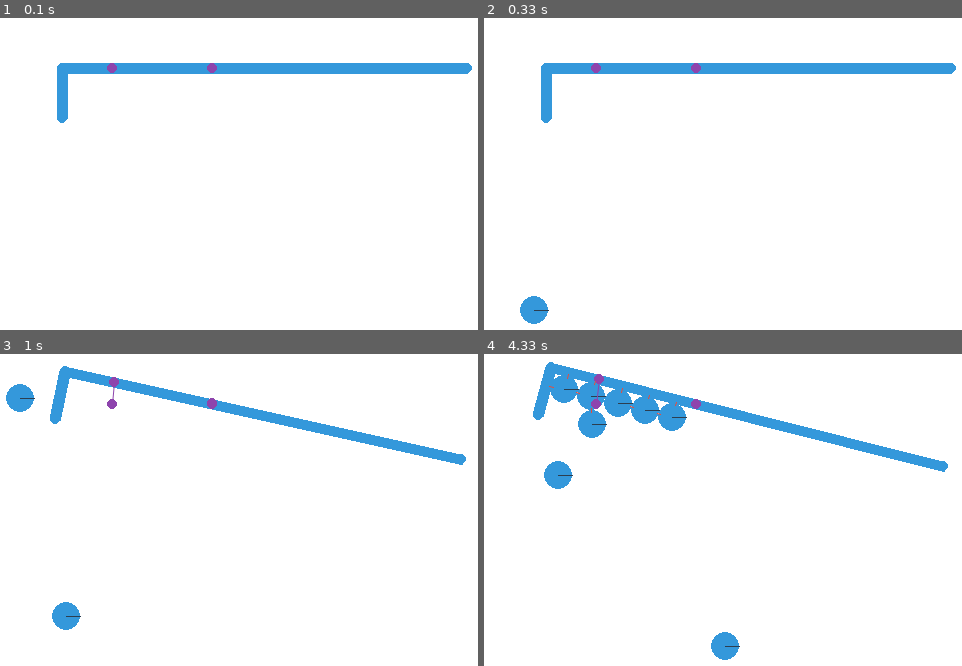
Above: before the commit, frames 1-4 (two rows, left to right).
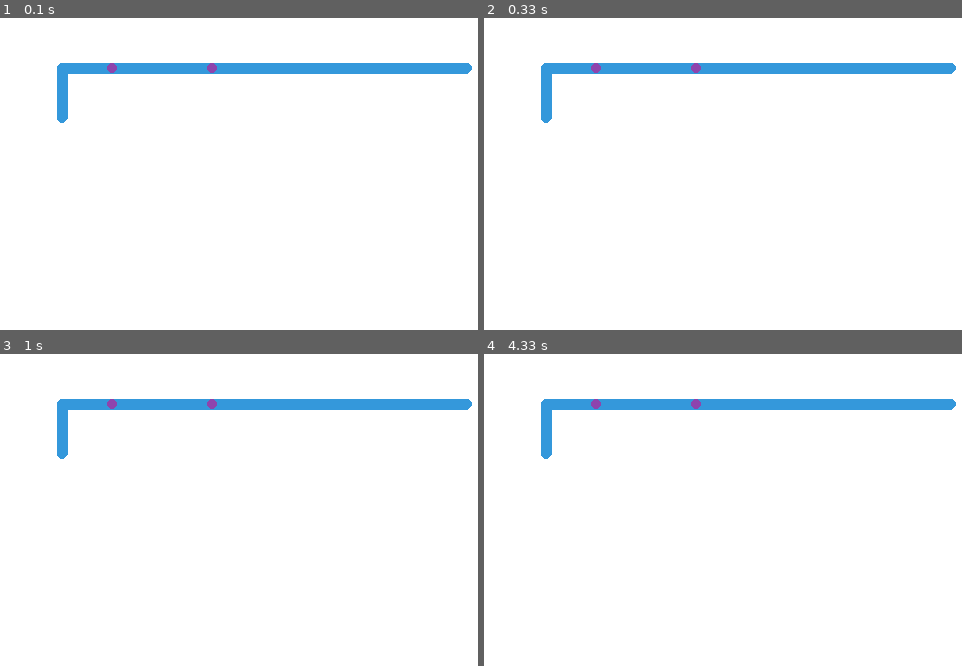
Above: after the commit, the same moments.

Repository: sgessow/tronovan
Game: pygame game, started from Python/Example/test.py
The game is run twice, just before and just after one commit, with the same random seed, the same clock (stepped at 60 frames per second) and the same inputs.
Inputs:
- Up to frame 1 (0.1 s): no input
- Up to frame 2 (0.33 s): no input
- Up to frame 3 (1 s): no input
- Up to frame 4 (4.33 s): no input

Frame 1 is identical in both runs. In frame 2, 0.4% of the frame differs, in the area x 7-14%, y 89-99%; in frame 3, 6.5%; in frame 4, 7.7%, in the area x 10-99%, y 2-99%.

Commit message:
starting using pybox2d

Diff:
--- a/Python/Example/test.py
+++ b/Python/Example/test.py
@@ -28,7 +28,7 @@
             elif event.type==KEYDOWN and event.key==K_ESCAPE:
                 sys.exit(0)
 
-        ticks_to_next_ball -= 1
+        ticks_to_next_ball -= 0
         if ticks_to_next_ball <= 0:
             ticks_to_next_ball = 25
             ball_shape = add_ball(space)
--- a/Python/objects.py
+++ b/Python/objects.py
@@ -16,25 +16,29 @@
         self.motor=self.add_motor()
 
     def add_torso(self):
-        mass=50
-        width=10
+        fixed_pin=pymunk.Body(body_type = pymunk.Body.STATIC)
+        mass=1
+        width=1
         a=(STARTING_X,STARTING_Y+TORSO_HEIGHT/2)
         b=(STARTING_X,STARTING_Y-TORSO_HEIGHT/2)
-        moment = pymunk.moment_for_segment(mass,a,b,width)
-        #body=pymunk.Body(mass, moment)
-        body= pymunk.Body(body_type = pymunk.Body.STATIC)
-        body.velocity=(0,0)
+        moment = pymunk.moment_for_segment(mass,(0,0),(0,TORSO_HEIGHT),width)
+        body=pymunk.Body(mass, moment)
+        #body= pymunk.Body(body_type = pymunk.Body.STATIC)
+        body.position=(0,0)
+        pin_joint = pymunk.PinJoint(fixed_pin,body, (0,0), (0,0))
         torso=pymunk.Segment(body,a,b,width)
-        return body, torso
+        return body, torso,pin_joint
 
     def add_crank_arm(self):
-        mass = 10
-        radius=3
+        mass = 1
+        radius=1
         length=80
         a=(STARTING_X,STARTING_Y-TORSO_HEIGHT/2)
         b=(STARTING_X+CRANK_ARM_LEN,STARTING_Y-TORSO_HEIGHT/2)
-        moment = pymunk.moment_for_segment(mass,a,b,radius)
+        moment = pymunk.moment_for_segment(mass,(0,0),(0,length),radius)
         body = pymunk.Body(mass, moment)
+        #body= pymunk.Body(body_type = pymunk.Body.STATIC)
+        body.position=(0,0)
         body.velocity=(0,0)
         arm=pymunk.Segment(body,a,b,radius)
         return body,arm
@@ -42,13 +46,12 @@
     def add_motor(self):
         angular_velocity=5
         #motor_joint=pymunk.SimpleMotor(self.torso[0],self.crank_arm[0],angular_velocity)
-        pin_joint=pymunk.PinJoint(self.torso[0],self.crank_arm[0],(STARTING_X,STARTING_Y-TORSO_HEIGHT/2),(STARTING_X,STARTING_Y-TORSO_HEIGHT/2))
+        #pin_joint=pymunk.PinJoint(self.torso[0],self.crank_arm[0],(0,0),(0,0))
         #motor_joint.max_force=50
-        return pin_joint
+        motor_joint = pymunk.SimpleMotor(self.crank_arm[0],self.torso[0],angular_velocity)
+        return motor_joint
 
 
 
     def add_to_space(self):
-        self.space.add(self.torso)
-        self.space.add(self.crank_arm)
-        self.space.add(self.motor)
+        self.space.add(self.torso,self.crank_arm,self.motor)
--- /dev/null
+++ b/leg.py
@@ -0,0 +1,80 @@
+#!/usr/bin/env python
+# -*- coding: utf-8 -*-
+#
+# C++ version Copyright (c) 2006-2007 Erin Catto http://www.box2d.org
+# Python version Copyright (c) 2010 kne / sirkne at gmail dot com
+#
+# Implemented using the pybox2d SWIG interface for Box2D (pybox2d.googlecode.com)
+#
+# This software is provided 'as-is', without any express or implied
+# warranty.  In no event will the authors be held liable for any damages
+# arising from the use of this software.
+# Permission is granted to anyone to use this software for any purpose,
+# including commercial applications, and to alter it and redistribute it
+# freely, subject to the following restrictions:
+# 1. The origin of this software must not be misrepresented; you must not
+# claim that you wrote the original software. If you use this software
+# in a product, an acknowledgment in the product documentation would be
+# appreciated but is not required.
+# 2. Altered source versions must be plainly marked as such, and must not be
+# misrepresented as being the original software.
+# 3. This notice may not be removed or altered from any source distribution.
+
+from examples.framework import (Framework, main)
+
+
+class Empty(Framework):
+    """You can use this class as an outline for your tests."""
+    name = "Empty"  # Name of the class to display
+    description = "The description text goes here"
+
+    def __init__(self):
+        """
+        Initialize all of your objects here.
+        Be sure to call the Framework's initializer first.
+        """
+        super(Empty, self).__init__()
+
+        # Initialize all of the objects
+
+    def Keyboard(self, key):
+        """
+        The key is from Keys.K_*
+        (e.g., if key == Keys.K_z: ... )
+        """
+        pass
+
+    def Step(self, settings):
+        """Called upon every step.
+        You should always call
+         -> super(Your_Test_Class, self).Step(settings)
+        at the beginning or end of your function.
+
+        If placed at the beginning, it will cause the actual physics step to happen first.
+        If placed at the end, it will cause the physics step to happen after your code.
+        """
+
+        super(Empty, self).Step(settings)
+
+        # do stuff
+
+        # Placed after the physics step, it will draw on top of physics objects
+        self.Print("*** Base your own testbeds on me! ***")
+
+    def ShapeDestroyed(self, shape):
+        """
+        Callback indicating 'shape' has been destroyed.
+        """
+        pass
+
+    def JointDestroyed(self, joint):
+        """
+        The joint passed in was removed.
+        """
+        pass
+
+    # More functions can be changed to allow for contact monitoring and such.
+    # See the other testbed examples for more information.
+
+if __name__ == "__main__":
+    main(Empty)
